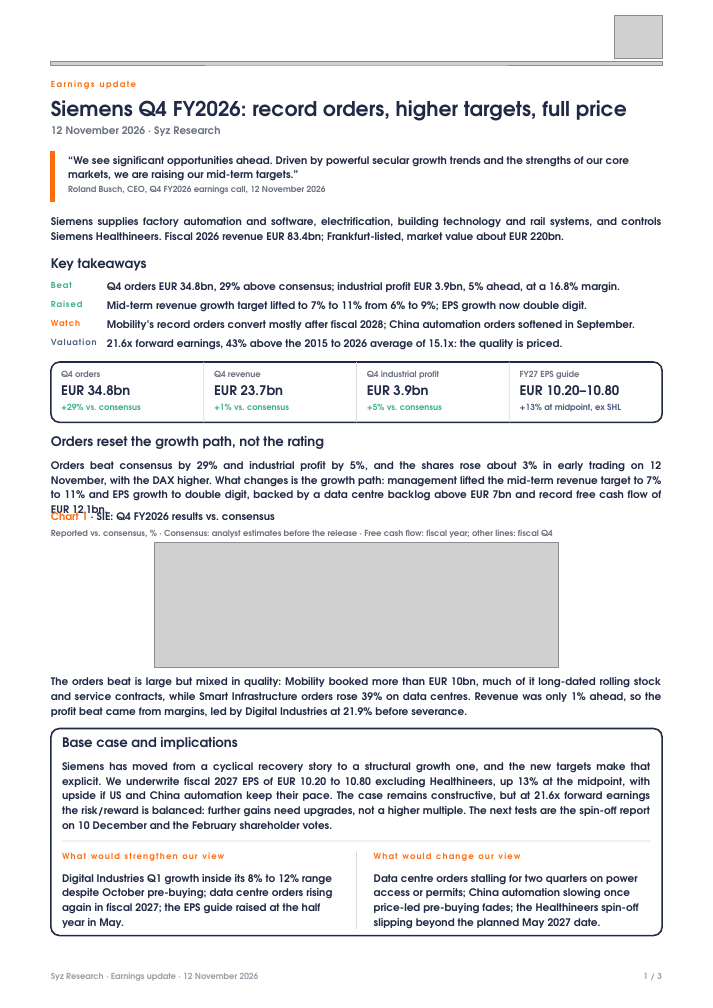
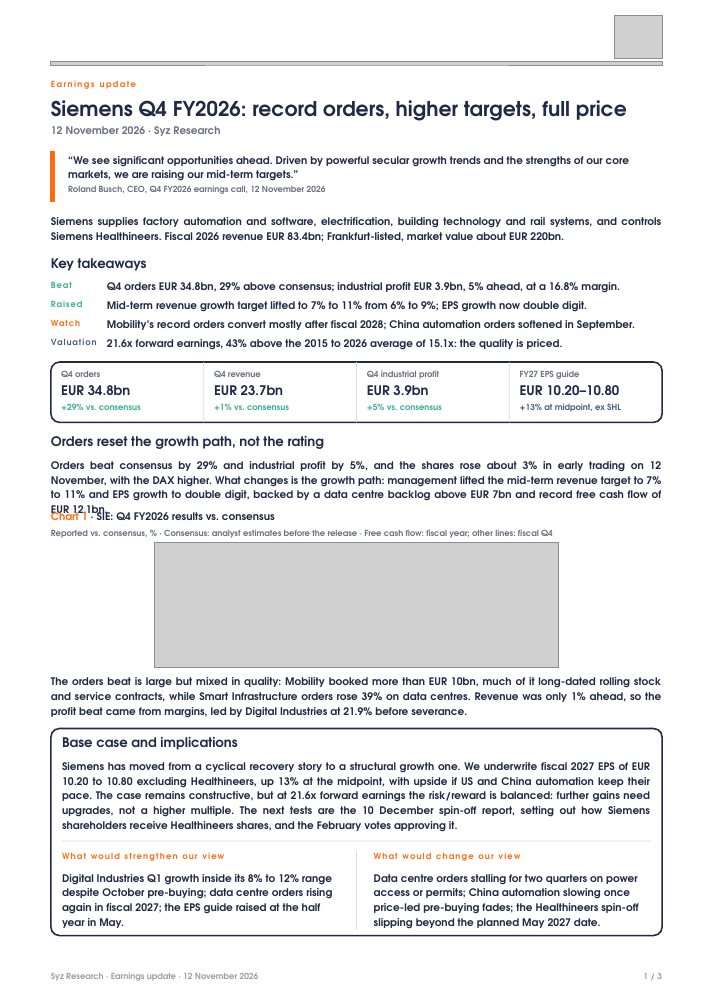
Before and after one commit to jb-db05/syz-earnings, a slide deck: slide 1 of runs/SIE_Q4FY2026/Earnings_Update_SIE_Q42026.pptx. Drawn at 713x1008 pixels with LibreOffice and Linux fonts; fonts in the diff are those of the drawing; grey boxes stand for pictures. Boxes give left, top, right and bottom in pixels: in the first picture for what was removed or moved away, otherwise in the second. Text is boxed around its words. In the diff, an @@ line names an element or a change of style, - is before the commit and + after.

```diff
--- a/runs/SIE_Q4FY2026/Earnings_Update_SIE_Q42026.pptx
+++ b/runs/SIE_Q4FY2026/Earnings_Update_SIE_Q42026.pptx
@@ text at (62, 762, 650, 832): text changed @@
-Siemens has moved from a cyclical recovery story to a structural growth one, and the new targets make that explicit. We underwrite fiscal 2027 EPS of EUR 10.20 to 10.80 excluding Healthineers, up 13% at the midpoint, with upside if US and China automation keep their pace. The case remains constructive, but at 21.6x forward earnings the risk/reward is balanced: further gains need upgrades, not a higher multiple. The next tests are the spin-off report on 10 December and the February shareholder votes.
+Siemens has moved from a cyclical recovery story to a structural growth one. We underwrite fiscal 2027 EPS of EUR 10.20 to 10.80 excluding Healthineers, up 13% at the midpoint, with upside if US and China automation keep their pace. The case remains constructive, but at 21.6x forward earnings the risk/reward is balanced: further gains need upgrades, not a higher multiple. The next tests are the 10 December spin-off report, setting out how Siemens shareholders receive Healthineers shares, and the February votes approving it.
```
Also in this commit, not shown: 1 other slide changed, 3 other files.
